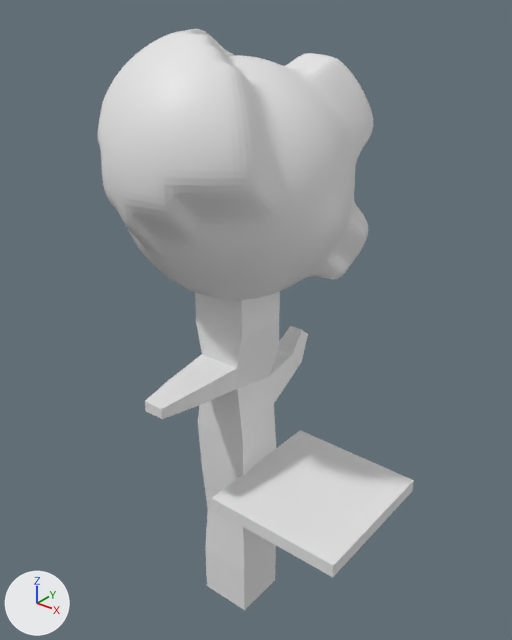
The FBX model Milestone/Assets/tree.fbx as it was, and as the next commit left it.
Both versions are drawn from a 50 mm camera at (14.0, -16.5, 21.5) aimed at (0.4, 0.4, 11.0). Lighting does not change. The marker at lower left points along +X, +Y and +Z. Where no turn or scale is listed for an object, it has been applied to the vertices.
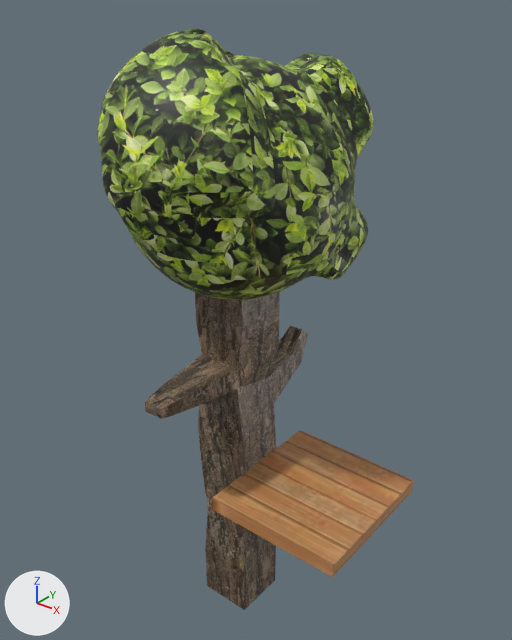
Patch to the scene script:
```diff
--- a/Milestone/Assets/tree.fbx.py
+++ b/Milestone/Assets/tree.fbx.py
@@ img_tree_leaves_jpg @@
+img_tree_leaves_jpg = load_image('tree_leaves.jpg', 'Materials/tree_leaves.jpg', 1600, 1600, 'sRGB')
@@ img_wood_plank_jpg @@
+img_wood_plank_jpg = load_image('wood_plank.jpg', 'Materials/wood_plank.jpg', 261, 240, 'sRGB')
@@ img_tree_bark_jpg @@
+img_tree_bark_jpg = load_image('tree_bark.jpg', 'Materials/tree_bark.jpg', 720, 720, 'sRGB')
@@ mat_material @@
 mat_material = principled_material('Material')
-mat_material.base_color = (0.8, 0.8, 0.8)  # white #e7e7e7
+mat_material.texture = img_tree_bark_jpg
@@ mat_material_001 @@
+mat_material_001 = principled_material('Material.001')
+mat_material_001.texture = img_tree_leaves_jpg
@@ mat_material_002 @@
+mat_material_002 = principled_material('Material.002')
+mat_material_002.texture = img_wood_plank_jpg
@@ me_sphere_001 @@
 me_sphere_001.from_pydata(...)  # 9618 vertices, 9616 faces; spans x -3.63..3.63, y -4.49..4.62, z -3.67..4.44
 # used by ob_sphere; location = (0.0, 0.0, 15.79)
+# me_sphere_001 part 1: texture (UV) coordinates of 9616 of 9616 faces, centred in x -3.63..3.63, y -4.49..4.62, z -3.65..4.43, changed; they spanned u 0.0..1.0, v 0.0..1.0 and now span u 0.0..1.0, v 0.0..1.0
+me_sphere_001.materials.append(mat_material_001)  # picture img_tree_leaves_jpg
@@ me_cube_001 @@
 me_cube_001.from_pydata(...)  # 8 vertices, 6 faces; spans x -2.45..2.45, y -2.57..2.57, z -0.24..0.24
+me_cube_001.materials.append(mat_material_002)  # picture img_wood_plank_jpg
```

Location of each change, [x1, y1, x2, y2] in pixels of the pictures (512 x 640 px):
'Sphere', recoloured, surface changed (grey to green): [97, 29, 373, 300] in both
'Cube', surface changed (grey to brown): [145, 292, 308, 610] in both
'Cube.001', recoloured (white to brown): [212, 430, 414, 577] in both
